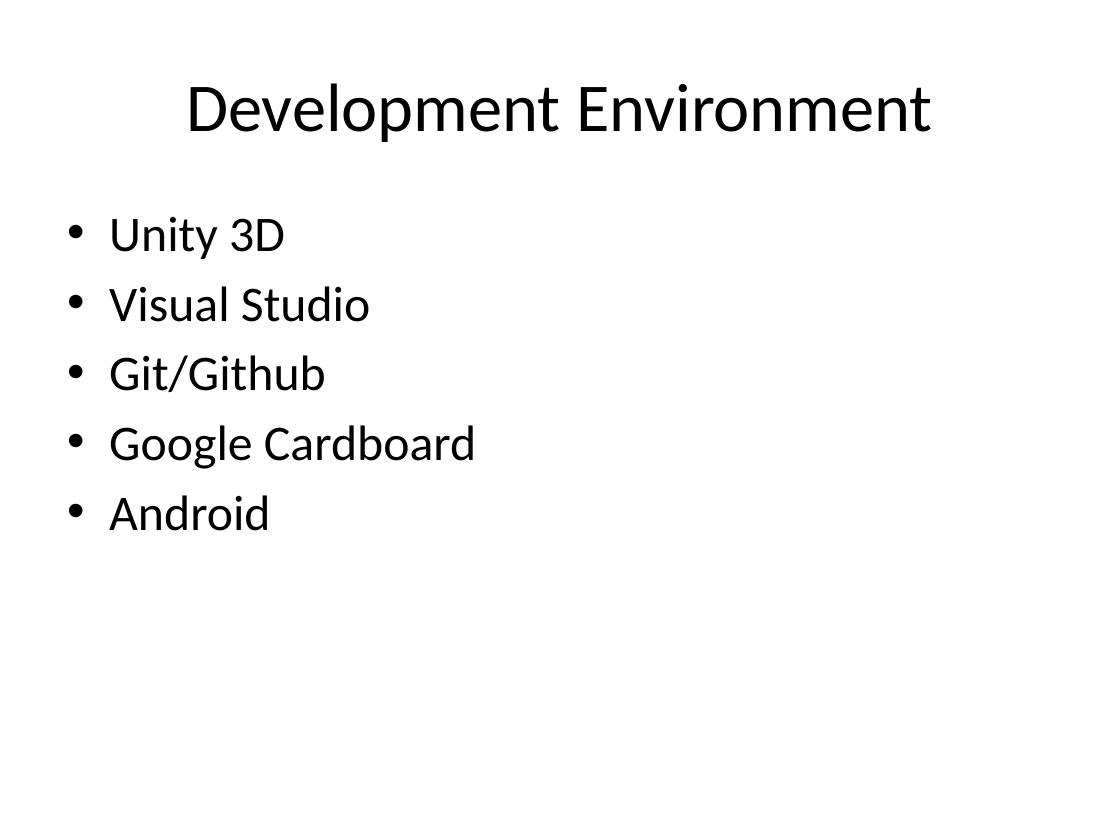
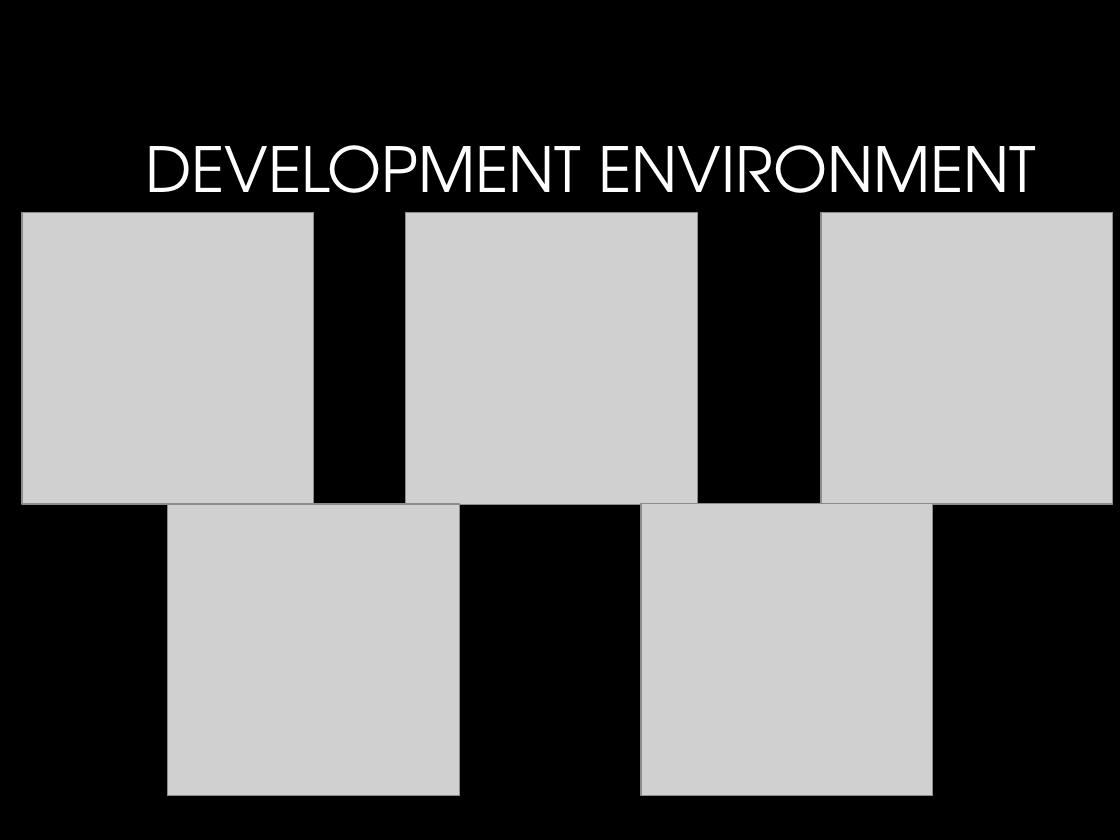
Before and after one commit to NateChristiansen/SeniorProject, a slide deck: slide 13 of Documents/Presentations/Presentation1.pptx. Drawn at 1120x840 pixels with LibreOffice and Linux fonts; fonts in the diff are those of the drawing; grey boxes stand for pictures; background and template pictures are left out. Boxes give left, top, right and bottom in pixels: in the first picture for what was removed or moved away, otherwise in the second. Text is boxed around its words. In the diff, an @@ line names an element or a change of style, - is before the commit and + after.

Commit message:
Fixed Presentation1

```diff
--- a/Documents/Presentations/Presentation1.pptx
+++ b/Documents/Presentations/Presentation1.pptx
@@ background #FFFFFF to #000000 @@
@@ title at (x1=145, y1=145, x2=1036, y2=222): text changed; size 44 to 40 pt; font Calibri to TeX Gyre Adventor; text colour #000000 to #FFFFFF @@
-Development Environment
+DEVELOPMENT ENVIRONMENT
@@ picture added at (x1=22, y1=213, x2=314, y2=504) @@
@@ text removed at (x1=109, y1=216, x2=476, y2=531) @@
-• Unity 3D
-• Visual Studio
-• Git/Github
-• Google Cardboard
-• Android
@@ picture added at (x1=405, y1=213, x2=697, y2=504) @@
@@ picture added at (x1=821, y1=213, x2=1112, y2=504) @@
@@ picture added at (x1=168, y1=504, x2=459, y2=795) @@
@@ picture added at (x1=641, y1=504, x2=932, y2=795) @@
```
Also in this commit, not shown: 12 other slides changed.
